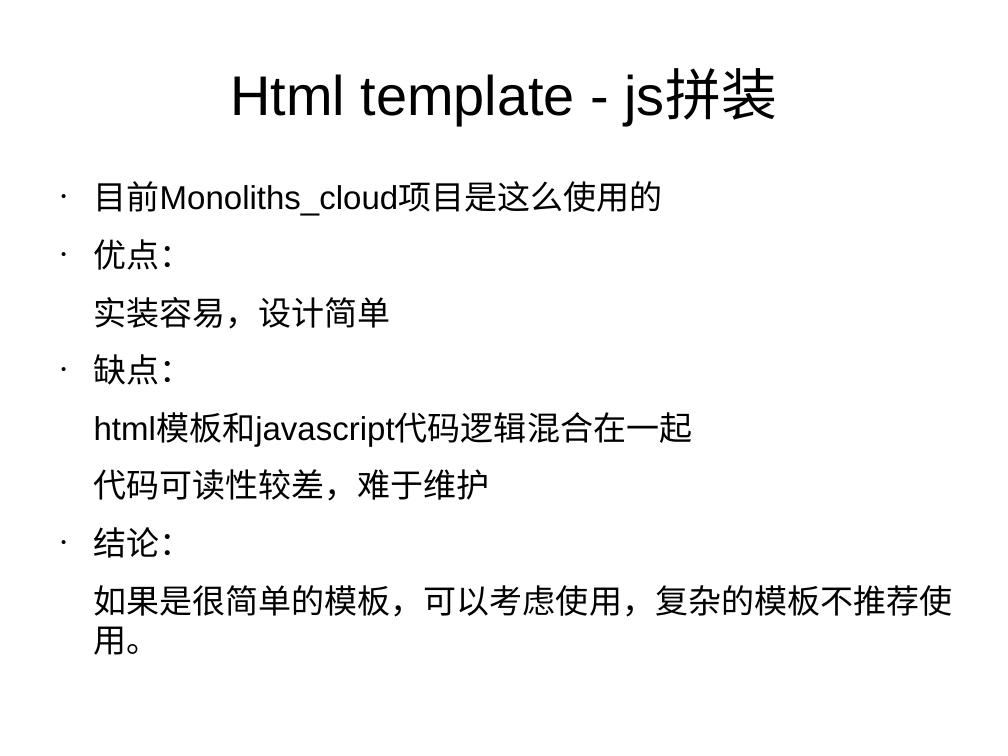
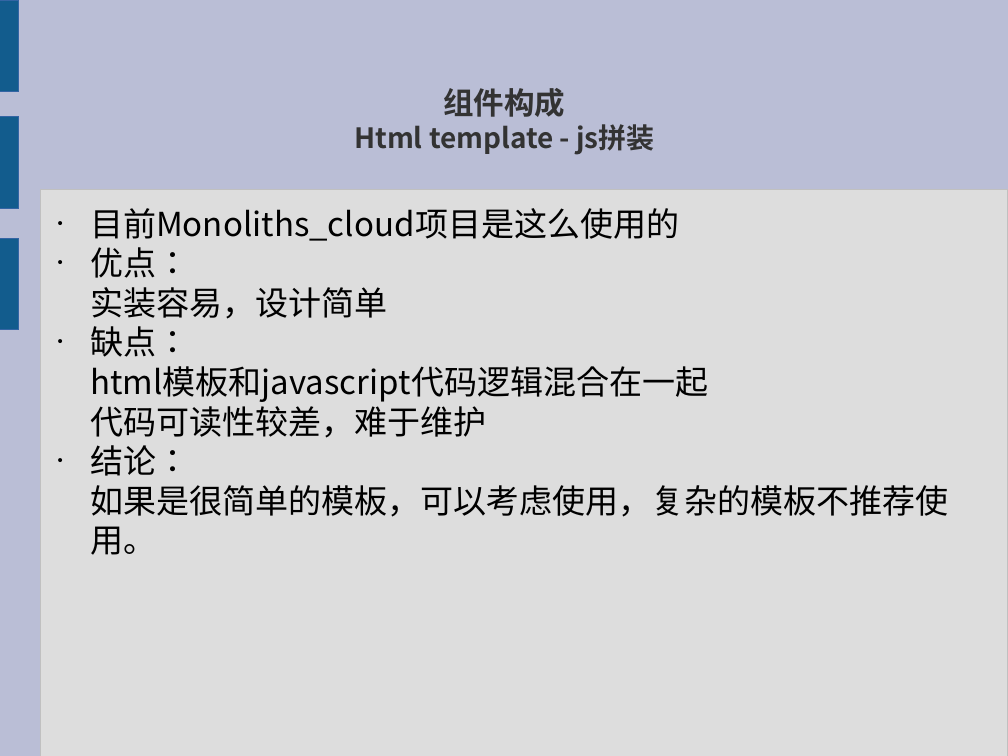
Before and after one commit to xiaoyuan521/jquery_plugin, a slide deck: slide 7 of jquery_plugin.odp. Drawn at 1008x756 pixels with LibreOffice and Linux fonts; fonts in the diff are those of the drawing. Boxes give left, top, right and bottom in pixels: in the first picture for what was removed or moved away, otherwise in the second. Text is boxed around its words. In the diff, an @@ line names an element or a change of style, - is before the commit and + after.

```diff
--- a/jquery_plugin.odp
+++ b/jquery_plugin.odp
@@ background #FFFFFF to #BABED6 @@
@@ rectangle added at (0,0,18,91), fill #125C8D, outline #3465A4 0 pt @@
@@ title at (354,88,654,155): text changed; size 44 to 22 pt; font Arial to Noto Sans CJK SC; text colour #000000 to #333333; bold on @@
-Html template - js拼装
+组件构成
+Html template - js拼装
@@ rectangle added at (0,117,18,209), fill #125C8D, outline #3465A4 0 pt @@
@@ rectangle added at (40,189,1008,756), fill #DDDDDD, outline #C0C0C0 0 pt @@
@@ text "目前Monoliths_cloud项目是这么使用的": place and size @@
-text "目前Monoliths_cloud项目是这么使用的" at (94,181,953,655)
+text "目前Monoliths_cloud项目是这么使用的" at (90,208,949,555)
@@ text "目前Monoliths_cloud项目是这么使用的" at (90,208,949,555): font Arial to Noto Sans CJK SC; less space between paragraphs @@
@@ rectangle added at (0,238,18,329), fill #125C8D, outline #3465A4 0 pt @@
```
Also in this commit, not shown: 14 other slides changed, 4 slides added, 3 slides removed, 1 other file.
